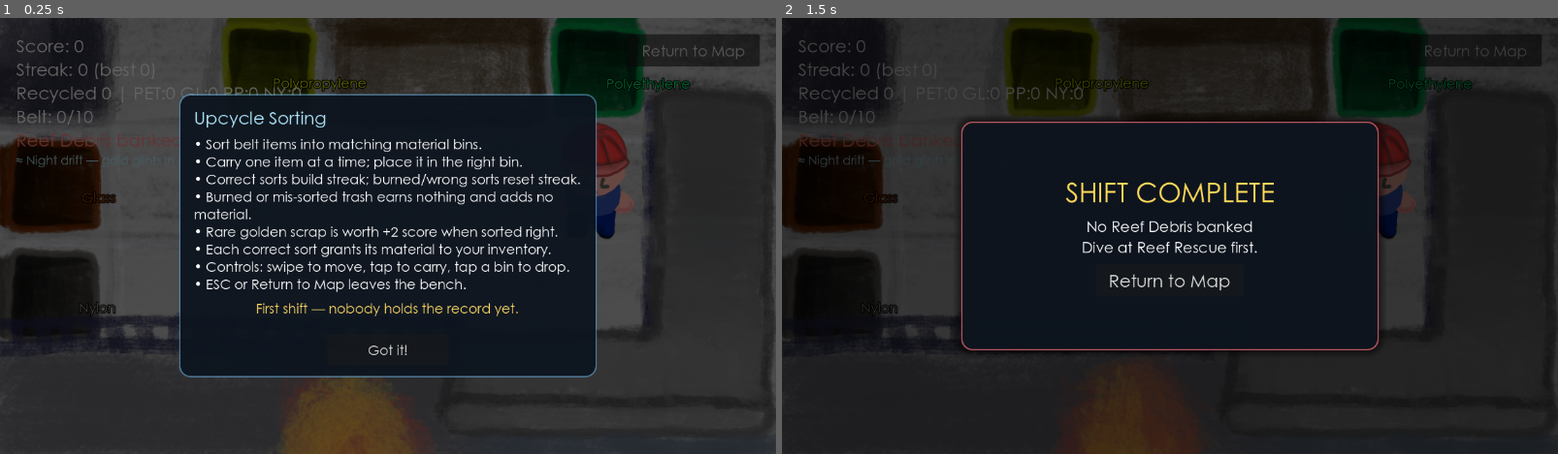
Above: before the commit, frames 1-2 (left to right).
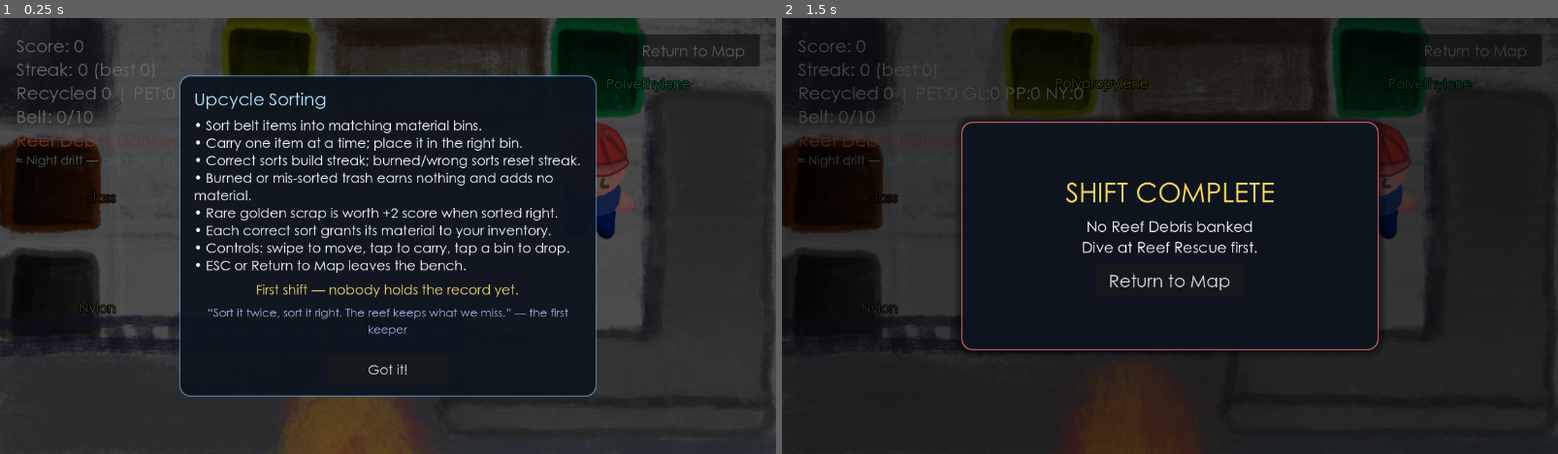
Above: after the commit, the same moments.

Repository: helloworld2540/isle2
Game: Godot game, scene res://scenes/upcycle.tscn
The game is run twice, just before and just after one commit, with the same random seed, the same clock (stepped at 60 frames per second) and the same inputs. This scene is started directly instead of the project's main scene.
Inputs:
- Up to frame 1 (0.25 s): no input
- Up to frame 2 (1.5 s): click "Got it!" at 0.5 s; click "Return to Map" at 1.25 s

The runs differ from the first frame. In frame 1, 11% of the frame differs, in the area x 23-77%, y 13-87%; in frame 2, nothing differs.

Commit message:
docs: [`docs`] The first keeper's margin notes: a handwritten line on every briefing
Rotati

Diff:
--- a/scenes/minigame_intro.tscn
+++ b/scenes/minigame_intro.tscn
@@ -73,6 +73,15 @@
 text = ""
 horizontal_alignment = 1
 
+[node name="Flavor" type="Label" parent="Center/Panel/VBox"]
+visible = false
+layout_mode = 2
+theme_override_colors/font_color = Color(0.62, 0.72, 0.9, 1)
+theme_override_font_sizes/font_size = 17
+text = ""
+horizontal_alignment = 1
+autowrap_mode = 3
+
 [node name="Spacer" type="Control" parent="Center/Panel/VBox"]
 custom_minimum_size = Vector2(0, 6)
 layout_mode = 2
--- /dev/null
+++ b/scripts/margin_notes.gd
@@ -0,0 +1,40 @@
+extends RefCounted
+class_name MarginNotes
+
+## The first keeper's margin notes — one quiet line per shift or dive,
+## rotated by how many the keeper has logged. Pure flavour: no mechanics,
+## no saves, just handwriting in the corner of the briefing card.
+##
+## Two voices share the page: the bench (upcycle) and the water (reef).
+## Kept in one file so both minigames draw from the same hand.
+
+const BENCH: Array[String] = [
+	"Sort it twice, sort it right. The reef keeps what we miss.",
+	"The fire only eats what we feed it. Mind what you feed it.",
+	"Glass glitters. Nylon stretches. Polyethylene lies.",
+	"A clean shift is a quiet bench. Aim for quiet.",
+	"Someone before you stood here with the same blisters.",
+	"The island does not need you fast. It needs you thorough.",
+	"Every bottle you shelve teaches the sea you are listening.",
+	"Leave the bench better than you found it. It always remembers.",
+]
+
+const WATER: Array[String] = [
+	"Go down slow. The reef forgives patience before anything else.",
+	"The fish were here before the trash. Mind which is which.",
+	"A haul is not a victory. A clean dive is.",
+	"Deep water keeps its own counsel. Take only what it offers.",
+	"The current lies about distance. Your lungs do not.",
+	"Come up with less than you brought down. That is the whole job.",
+	"The reef is not a warehouse. It is a neighbour.",
+	"Surface slow. Let the sea decide what you keep.",
+]
+
+
+## Pick a note by run/dive count so the page turns in order, then wraps.
+static func bench_note(runs: int) -> String:
+	return BENCH[absi(runs) % BENCH.size()]
+
+
+static func water_note(dives: int) -> String:
+	return WATER[absi(dives) % WATER.size()]
--- a/scripts/minigame_intro.gd
+++ b/scripts/minigame_intro.gd
@@ -17,6 +17,7 @@
 @onready var lines_label: RichTextLabel = $Center/Panel/VBox/Lines
 @onready var got_it_button: Button = $Center/Panel/VBox/GotItButton
 @onready var stats_label: Label = $Center/Panel/VBox/Stats
+@onready var flavor_label: Label = $Center/Panel/VBox/Flavor
 
 
 func _ready() -> void:
@@ -49,6 +50,16 @@
 	stats_label.visible = not trimmed.is_empty()
 
 
+## A quiet margin note under the stake line — the first keeper's handwriting.
+## Empty text hides the row entirely.
+func set_flavor_line(text: String) -> void:
+	if not flavor_label:
+		return
+	var trimmed := text.strip_edges()
+	flavor_label.text = trimmed
+	flavor_label.visible = not trimmed.is_empty()
+
+
 func _apply_text() -> void:
 	if title_label:
 		title_label.text = intro_title
--- a/scripts/reef_rescue.gd
+++ b/scripts/reef_rescue.gd
@@ -71,6 +71,7 @@
 			intro.set_stat_line("Deepest: %d m  ·  Heaviest: %d kg  ·  Dives: %d" % [GameState.best_reef_depth, GameState.best_reef_haul, dives])
 		else:
 			intro.set_stat_line("First dive — nobody holds the record yet.")
+		intro.set_flavor_line("“%s” — the first keeper" % MarginNotes.water_note(dives))
 	if return_btn:
 		return_btn.pressed.connect(_leave_to_map)
 	if go_return_btn:
--- a/scripts/upcycle.gd
+++ b/scripts/upcycle.gd
@@ -101,6 +101,7 @@
 			intro.set_stat_line("Best score: %d  ·  Runs finished: %d" % [GameState.best_upcycle_score, runs])
 		else:
 			intro.set_stat_line("First shift — nobody holds the record yet.")
+		intro.set_flavor_line("“%s” — the first keeper" % MarginNotes.bench_note(runs))
 
 	if player:
 		player.global_position = _snap(player.global_position)
Not shown, changed: TODO.md
Not shown, changed: guide.md
